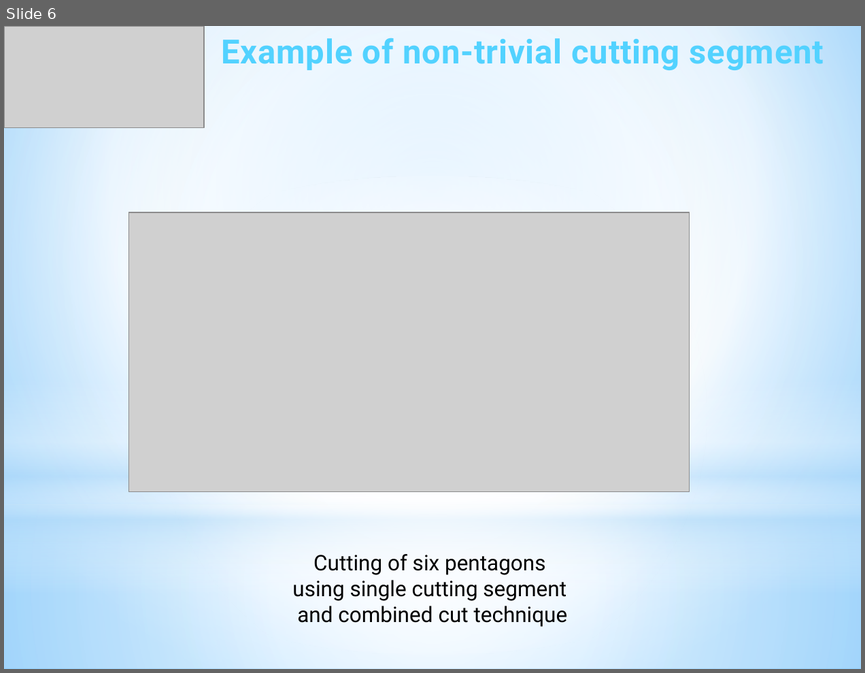
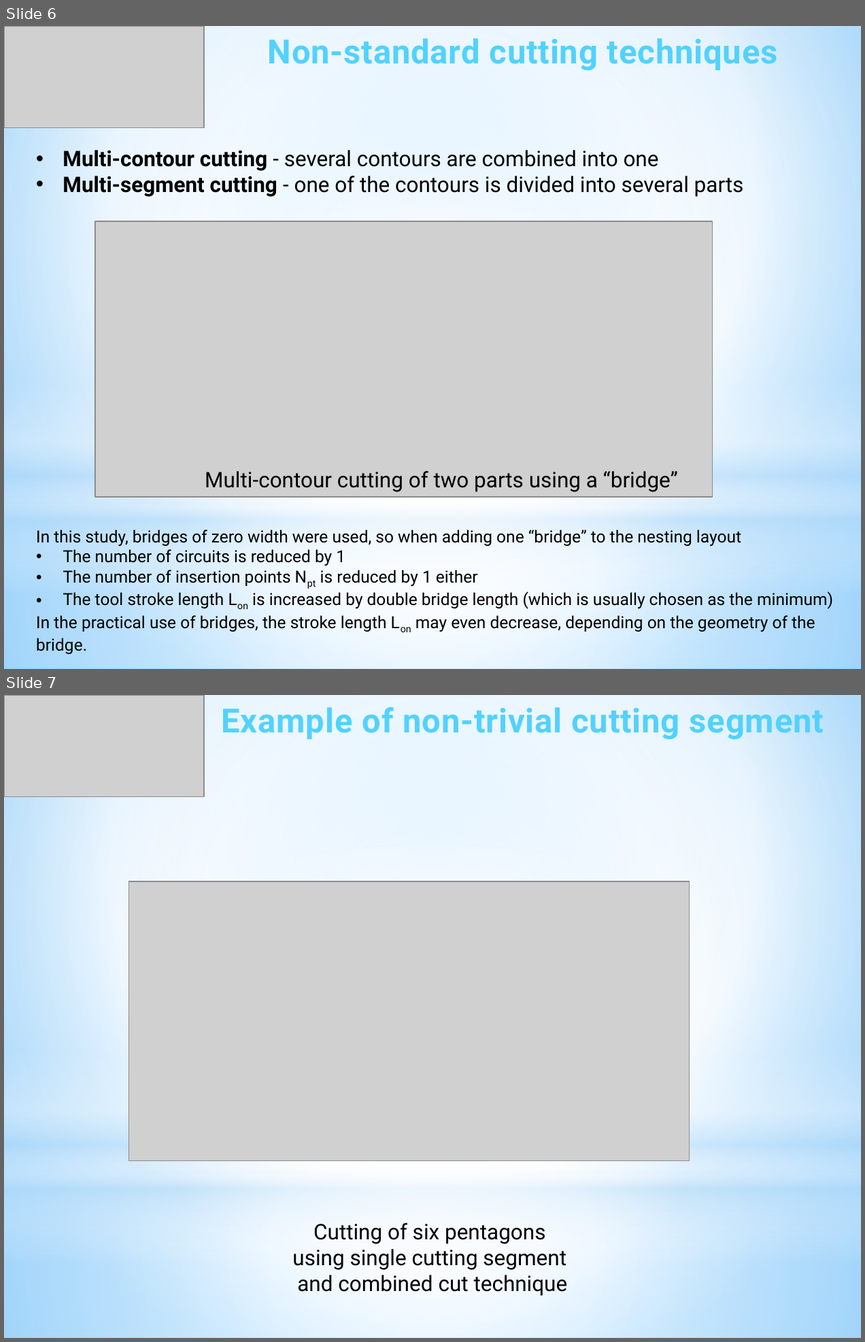
Before and after one commit to ukoloff/LaTeX, a slide deck: 2024/iGSCCP.pptx. Shown one above the other, each under a label of ours: slide 6 before the commit, slides 6 and 7 after it. The pictures are 865x673 and 865x1342 pixels, drawn with LibreOffice and Linux fonts; fonts in the diff are those of the drawing; grey boxes stand for pictures. Boxes give left, top, right and bottom in pixels: in the first picture for what was removed or moved away, otherwise in the second. Text is boxed around its words. In the diff, an @@ line names an element or a change of style, - is before the commit and + after.

Commit message:
Add bridge slide

```diff
--- a/2024/iGSCCP.pptx
+++ b/2024/iGSCCP.pptx
@@ slide 6 added at [4,26,861,669], background gradient #9ED5FF to #FFFFFF to #5BB9FF; not listed: 4 template elements that a slide beside it also shows @@
@@ picture added at [4,26,204,128] @@
@@ text added at [268,38,778,70], 28 pt, text gradient #52D2FF to #20A0CE, bold @@
+Non-standard cutting techniques
@@ text added at [62,150,744,197], 18 pt, text #000000 @@
+• Multi-contour cutting - several contours are combined into one
+• Multi-segment cutting - one of the contours is divided into several parts
@@ picture added at [95,221,712,497] @@
@@ text added at [205,471,678,492], 18 pt, text #000000 @@
+Multi-contour cutting of two parts using a “bridge”
@@ text added at [36,529,833,654], 14 pt, text #000000 @@
+In this study, bridges of zero width were used, so when adding one “bridge” to the nesting layout
+• The number of circuits is reduced by 1
+• The number of insertion points Npt is reduced by 1 either
+• The tool stroke length Lon is increased by double bridge length (which is usually chosen as the minimum)
+In the practical use of bridges, the stroke length Lon may even decrease, depending on the geometry of the bridge.
@@ what was slide 6 is now slide 7 @@
```
Also in this commit, not shown: 1 slide changed.
